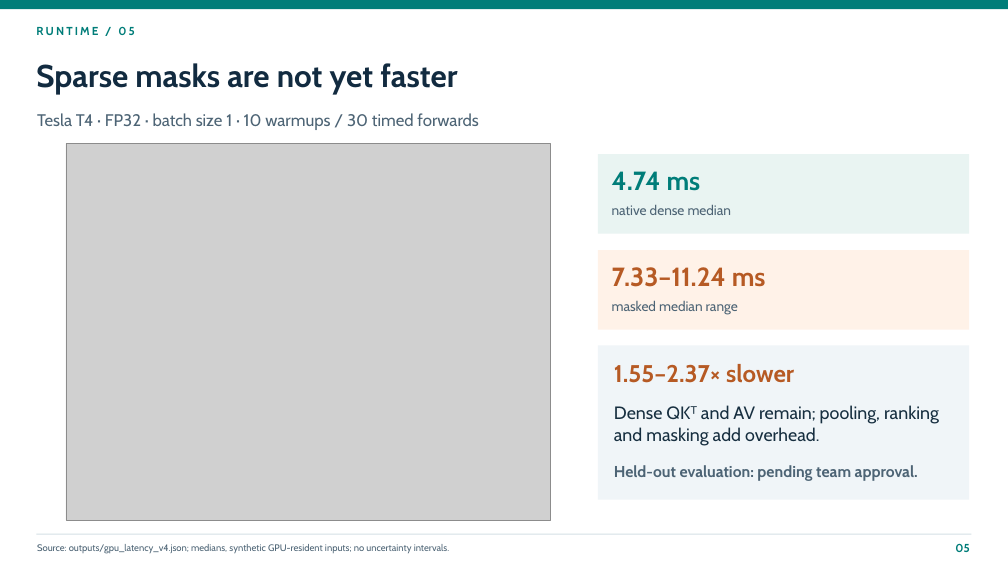
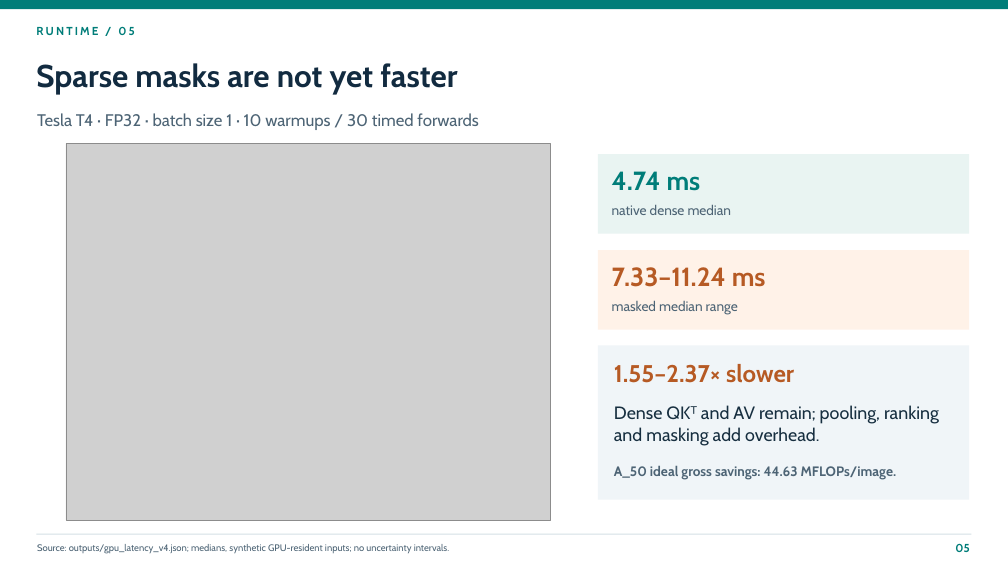
Before and after one commit to TharunSwaminathan/deit-sparse-attention, a slide deck: slide 5 of presentation/DeiT_Implementation_Presentation.pptx. Drawn at 1008x567 pixels with LibreOffice and Linux fonts; fonts in the diff are those of the drawing; grey boxes stand for pictures. Boxes give left, top, right and bottom in pixels: in the first picture for what was removed or moved away, otherwise in the second. Text is boxed around its words. In the diff, an @@ line names an element or a change of style, - is before the commit and + after.

```diff
--- a/presentation/DeiT_Implementation_Presentation.pptx
+++ b/presentation/DeiT_Implementation_Presentation.pptx
@@ text at <box>614,465,896,480</box>: text changed; size 15 to 13 pt @@
-Held-out evaluation: pending team approval.
+A_50 ideal gross savings: 44.63 MFLOPs/image.
```
Also in this commit, not shown: 1 other slide changed, 4 other files.
